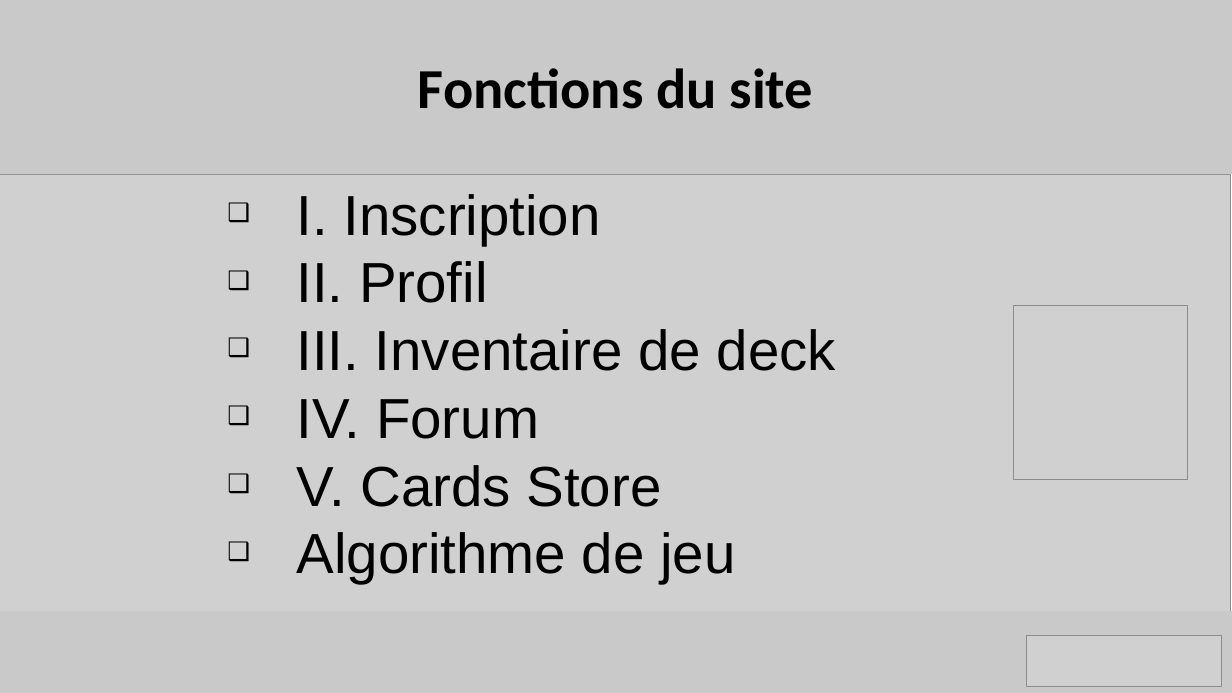
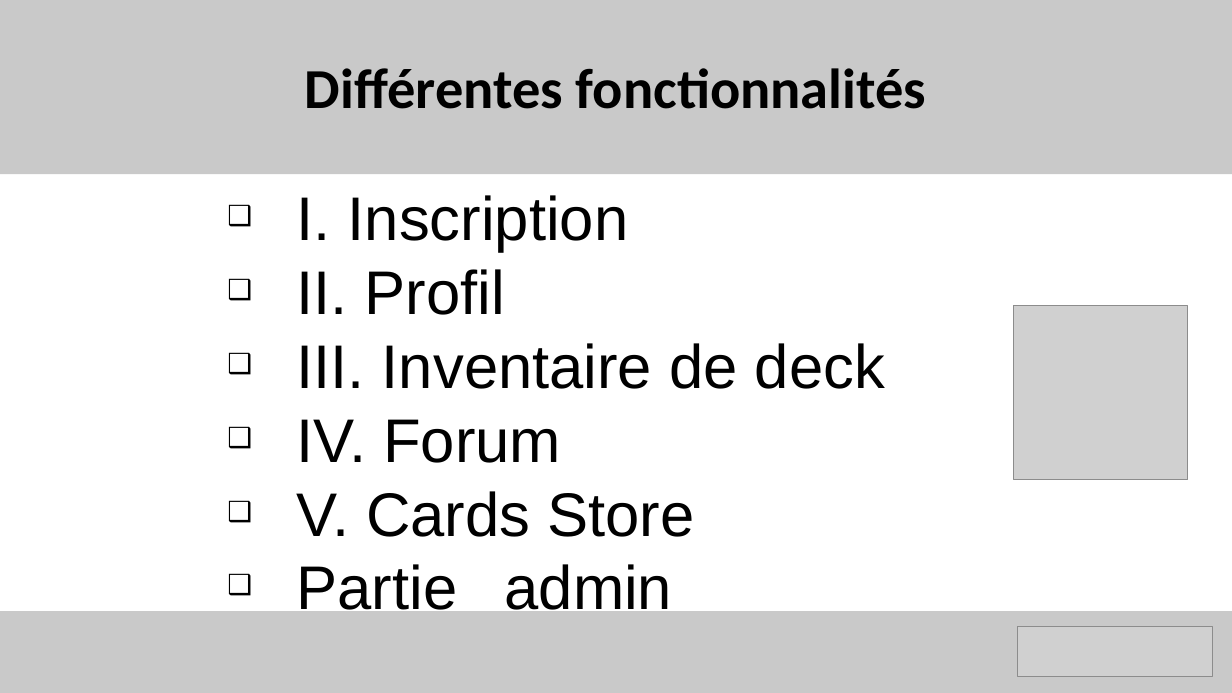
Before and after one commit to benjaminrodriguez/MemoCards, a slide deck: slide 6 of Forum PI/MemoCards_forum.pptx. Drawn at 1232x693 pixels with LibreOffice and Linux fonts; fonts in the diff are those of the drawing; grey boxes stand for pictures. Boxes give left, top, right and bottom in pixels: in the first picture for what was removed or moved away, otherwise in the second. Text is boxed around its words. In the diff, an @@ line names an element or a change of style, - is before the commit and + after.

```diff
--- a/Forum PI/MemoCards_forum.pptx
+++ b/Forum PI/MemoCards_forum.pptx
@@ text at (305, 68, 926, 109): text changed @@
-Fonctions du site
+Différentes fonctionnalités
@@ picture removed at (0, 175, 1231, 612) @@
@@ text at (297, 195, 885, 537): size 44 to 48 pt in "I. Inscription", "II. Profil", "III. Inventaire de deck", "IV. Forum" and 1 more places @@
@@ text at (297, 564, 673, 621): text changed; size 44 to 48 pt @@
-❑ Algorithme de jeu
+❑ Partie admin
@@ picture: place and size @@
-picture at (1026, 636, 1222, 686)
+picture at (1018, 627, 1214, 677)
```
Also in this commit, not shown: 3 other slides changed, 3 slides added, 2 slides removed, 1 other file.
